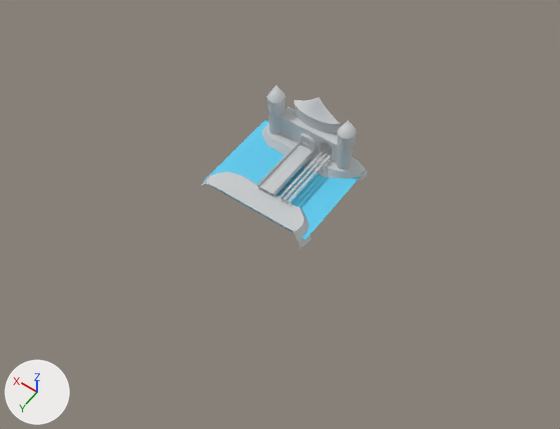
One commit to the FBX model Assets/Models/Medieval Castle.fbx: the scene before it, then after it.
Before and after are seen from a 50 mm camera at (-8.34, 11.3, 16.93) aimed at (-0.36, 0.12, -0.63). The axes (+X, +Y, +Z) are drawn at lower left. The lights are the same throughout. Where no turn or scale is listed for an object, it has been applied to the vertices.

Script lines for the objects in view, before the commit:
```python
ob_castel = bpy.data.objects.new('Castel', me_mesh_002)
ob_castel.location = (0.18, -2.2, -0.1)
ob_fences2 = bpy.data.objects.new('Fences2', me_mesh_003)
ob_fences2.location = (0.46, -1.94, 0.01)
ob_floor = bpy.data.objects.new('Floor', me_mesh_005)
ob_floor.location = (0.18, -2.04, -0.1)
ob_land1 = bpy.data.objects.new('Land1', me_mesh_009)
ob_land1.location = (0.2, -2.05, -0.57)
ob_land2 = bpy.data.objects.new('Land2', me_mesh_010)
ob_land2.location = (0.24, 0.24, -0.57)
ob_rail1 = bpy.data.objects.new('Rail1', me_mesh_006)
ob_rail1.location = (-0.32, -2.52, 0.03)
ob_rail2 = bpy.data.objects.new('Rail2', me_mesh_007)
ob_rail2.location = (-0.45, -2.52, 0.03)
ob_rail3 = bpy.data.objects.new('Rail3', me_mesh_008)
ob_rail3.location = (-0.59, -2.52, 0.03)
ob_water = bpy.data.objects.new('Water', me_mesh_011)
ob_water.parent = ob_medievalcastle
ob_water.location = (2.104, 22.66, 2.734)
ob_water.scale = (364.0, 309.0, 309.0)
```
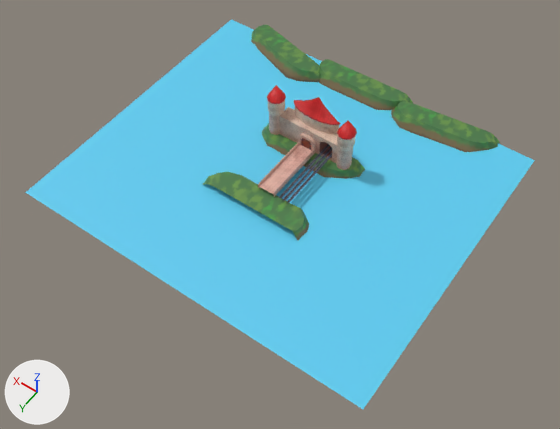
What differs and where, as boxes [x1, y1, x2, y2] in the pictures (560 x 429 px):
'Water', rescaled (213% wider, 223% taller)
    before: [203, 120, 365, 240]
    after: [25, 19, 535, 409]
'Castel', surface changed (grey to beige)
    both: [267, 85, 357, 170]
'Land3', added (green)
    after: [391, 100, 500, 152]
'Land2', surface changed (grey to green)
    both: [200, 172, 311, 248]
'Land5', added (green)
    after: [319, 59, 413, 110]
'Land4', added (green)
    after: [251, 25, 320, 82]
'Land1', surface changed (grey to green)
    both: [262, 123, 367, 182]
'Floor', surface changed (grey to beige)
    both: [258, 145, 315, 197]
'Rail1', surface changed
    both: [279, 144, 330, 198]
'Rail2', surface changed
    both: [283, 147, 332, 201]
'Rail3', surface changed
    both: [287, 153, 332, 203]
'Fences2', surface changed
    both: [258, 142, 299, 186]
'Fences1', surface changed
    both: [273, 150, 314, 194]
'Door', surface changed
    both: [301, 138, 307, 147]
'Door1', surface changed
    both: [306, 140, 311, 150]

Edits to the bpy script that builds the scene:
```text
Add img_medieval_castle_basemap_png:
    img_medieval_castle_basemap_png = load_image('Medieval Castle_BaseMap.png', 'Medieval Castle_BaseMap.png', 2048, 2048, 'sRGB')
Change mat_castle:
    remove mat_castle.base_color = (0.583, 0.607, 0.619)  # light grey #c9ccce
    add mat_castle.texture = img_medieval_castle_basemap_png
Add me_mesh_014:
    me_mesh_014.from_pydata(...)  # 60 vertices, 47 faces; spans x -1.83..1.85, y -0.6..0.59, z -0.09..0.51
    me_mesh_014.materials.append(mat_castle)  # picture img_medieval_castle_basemap_png
Add me_mesh_012:
    me_mesh_012.from_pydata(...)  # 60 vertices, 47 faces; spans x -1.77..1.84, y -0.75..0.66, z -0.12..0.53
    me_mesh_012.materials.append(mat_castle)  # picture img_medieval_castle_basemap_png
Add me_mesh_013:
    me_mesh_013.from_pydata(...)  # 60 vertices, 47 faces; spans x -1.9..1.72, y -1.07..0.83, z -0.18..0.56
    me_mesh_013.materials.append(mat_castle)  # picture img_medieval_castle_basemap_png
Change ob_water:
    ob_water.scale: (364.0, 309.0, 309.0) -> (1140.0, 309.0, 969.0)
Add ob_land5:
    ob_land5 = bpy.data.objects.new('Land5', me_mesh_014)
    ob_land5.location = (0.45, -5.31, -0.57)
Add ob_land3:
    ob_land3 = bpy.data.objects.new('Land3', me_mesh_012)
    ob_land3.location = (-2.62, -5.2, -0.57)
Add ob_land4:
    ob_land4 = bpy.data.objects.new('Land4', me_mesh_013)
    ob_land4.location = (3.41, -5.22, -0.57)
```
